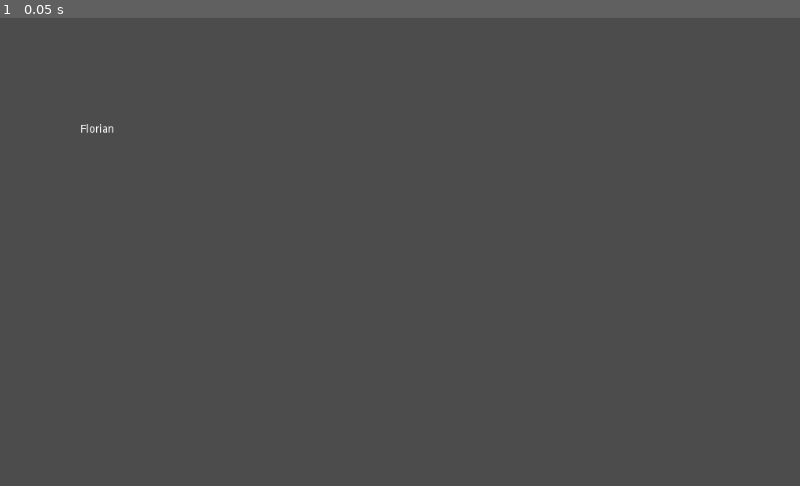
Above: before the commit, frame 1.
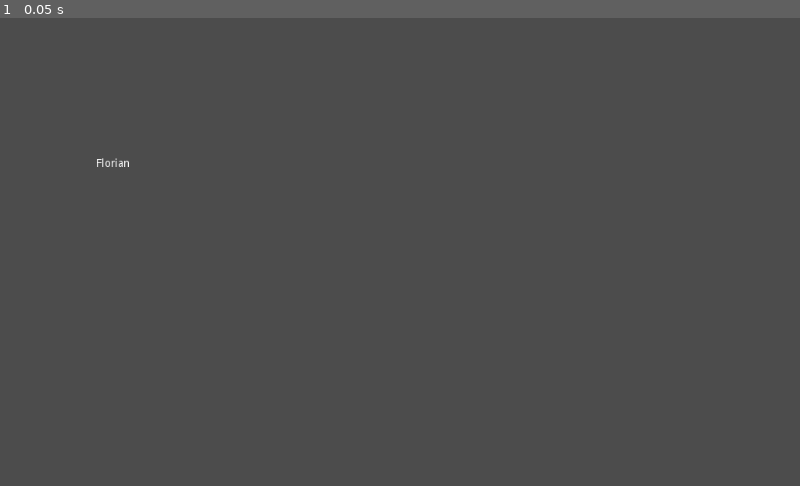
Above: after the commit, the same moment.

Repository: TeamSose/NewGame
Game: Godot game, scene res://Scenes/Titlescreen.tscn
Two runs of this game, one before a commit and one after it. Both use one fixed random seed, a clock stepped at 60 frames per second and the inputs below. The project has no main scene, so this scene is started directly.
Inputs:
- Up to frame 1 (0.05 s): no input

The runs differ from the first frame. In frame 1, less than 0.1% of the frame differs, in the area x 10-17%, y 22-32%.

Commit message:
TEST LOL

Diff:
--- a/Scenes/Titlescreen.tscn
+++ b/Scenes/Titlescreen.tscn
@@ -1,7 +1,7 @@
 [gd_scene format=2]
 
 [node name="Node2D" type="Node2D"]
-position = Vector2( 103, 136 )
+position = Vector2( 123, 180 )
 
 [node name="Label" type="Label" parent="."]
 margin_right = 40.0
